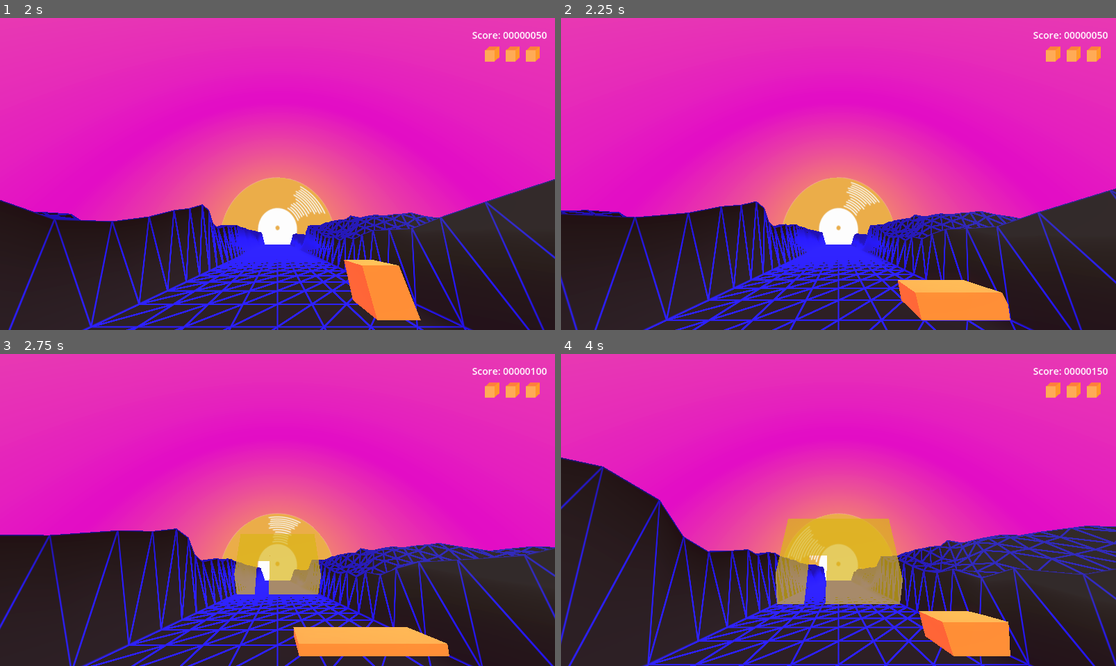
Above: before the commit, frames 1-4 (two rows, left to right).
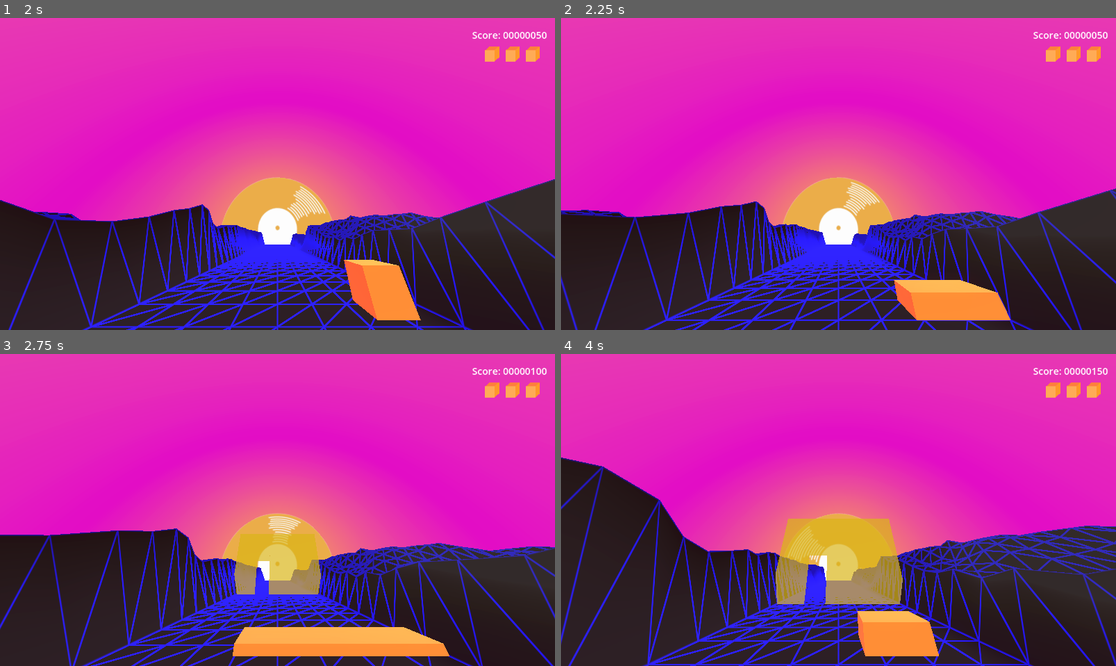
Above: after the commit, the same moments.

Repository: gabriellebrand/Neon-Strech
Game: Godot game, scene res://Scenes/GameLoop.tscn
Two runs of this game, one before a commit and one after it. Both use one fixed random seed, a clock stepped at 60 frames per second and the inputs below.
Inputs:
- Up to frame 1 (2 s): click "PLAY" at 0.5 s; hold D (move_right) from 1.28 s (still down)
- Up to frame 2 (2.25 s): release D (move_right) at 2.03 s; hold S (stretch_down) from 2.03 s (still down)
- Up to frame 3 (2.75 s): keep holding S (stretch_down)
- Up to frame 4 (4 s): release S (stretch_down) at 2.78 s; hold D (move_right) 2.78-3.53 s; hold W (stretch_up) from 3.53 s (still down)

Frame 1 is identical in both runs. In frame 2, 0.3% of the frame differs, in the area x 59-81%, y 83-97%; in frame 3, 1.1%; in frame 4, 3.7%, in the area x 53-81%, y 82-97%.

Commit message:
add collision to road borders

Diff:
--- a/GameJam/Scenes/Level.tscn
+++ b/GameJam/Scenes/Level.tscn
@@ -110,6 +110,12 @@
 glow_blend_mode = 0
 adjustment_enabled = true
 
+[sub_resource type="WorldBoundaryShape3D" id="WorldBoundaryShape3D_5f4a3"]
+plane = Plane(1, 0, 0, 0)
+
+[sub_resource type="WorldBoundaryShape3D" id="WorldBoundaryShape3D_cjq63"]
+plane = Plane(-1, 0, 0, 0)
+
 [node name="Level" type="Node3D"]
 script = ExtResource("1_8pt3u")
 
@@ -121,7 +127,7 @@
 
 [node name="Player" parent="." instance=ExtResource("2_7bym5")]
 collision_layer = 128
-collision_mask = 0
+collision_mask = 2
 
 [node name="WallSpawnTimer" type="Timer" parent="."]
 wait_time = 2.0
@@ -149,6 +155,18 @@
 [node name="WorldEnvironment" type="WorldEnvironment" parent="."]
 environment = SubResource("Environment_ctuod")
 
+[node name="WorldCollisionBoundaries" type="StaticBody3D" parent="."]
+transform = Transform3D(1, 0, 0, 0, 1, 0, 0, 0, 1, 3.96797, 0, 0)
+collision_layer = 2
+collision_mask = 0
+
+[node name="CollisionShapeLeft" type="CollisionShape3D" parent="WorldCollisionBoundaries"]
+transform = Transform3D(1, 0, 0, 0, 1, 0, 0, 0, 1, -8.0034, 0, 0)
+shape = SubResource("WorldBoundaryShape3D_5f4a3")
+
+[node name="CollisionShapeRight" type="CollisionShape3D" parent="WorldCollisionBoundaries"]
+shape = SubResource("WorldBoundaryShape3D_cjq63")
+
 [node name="LevelSoundtrack" type="Node" parent="."]
 script = ExtResource("5_cxqaj")
 
Not shown: 1 places in GameJam/Scenes/Level.tscn that only renumber resources
